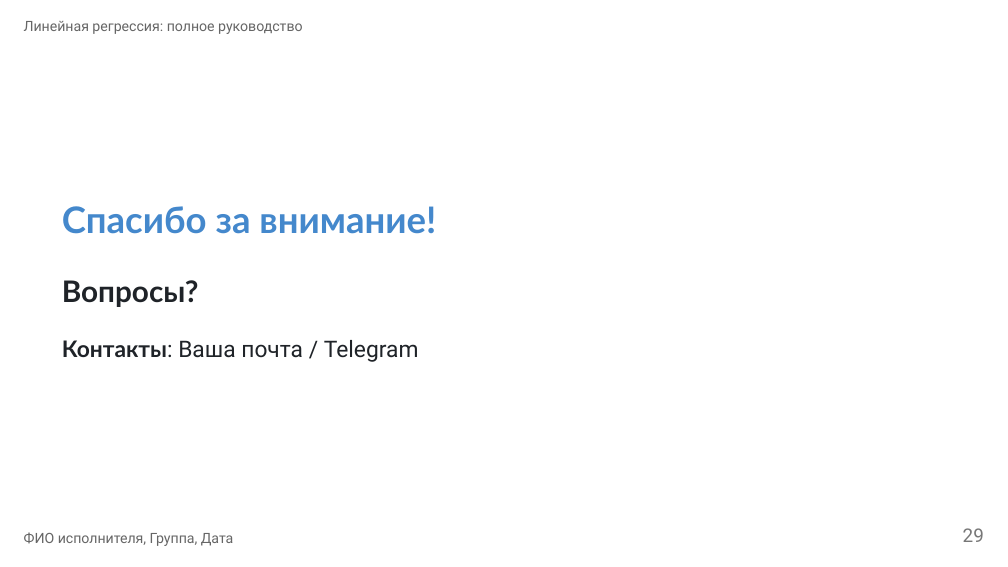
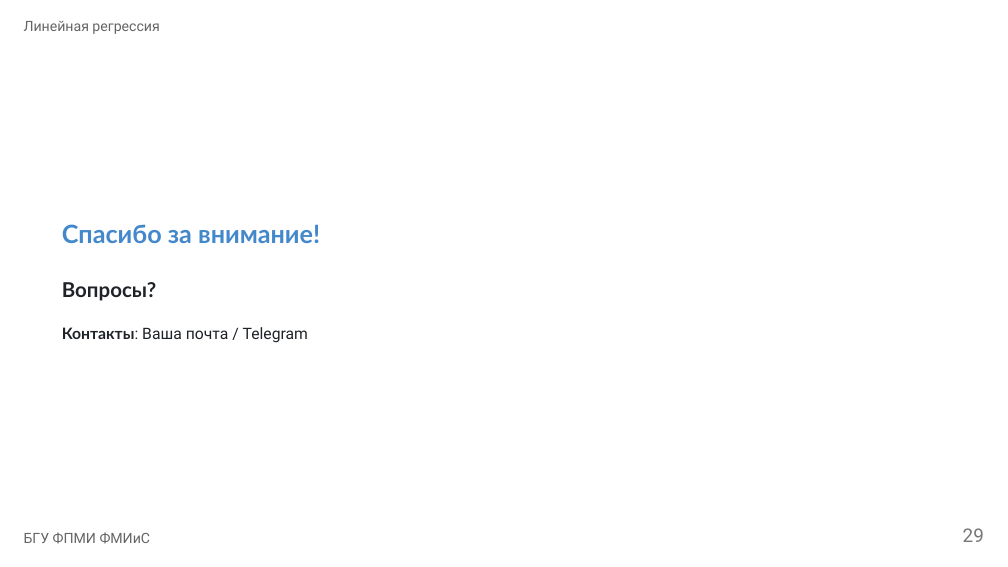
Before and after one commit to dsushko/bsu-famcs-ml-course, a slide deck: slide 29 of 5-linear-model.pptx. Drawn at 1008x567 pixels with LibreOffice and Linux fonts; fonts in the diff are those of the drawing; background and template pictures are left out. Boxes give left, top, right and bottom in pixels: in the first picture for what was removed or moved away, otherwise in the second. Text is boxed around its words. In the diff, an @@ line names an element or a change of style, - is before the commit and + after.

```diff
--- a/5-linear-model.pptx
+++ b/5-linear-model.pptx
@@ text at (24,21,159,34): text changed @@
-Линейная регрессия: полное руководство
+Линейная регрессия
@@ text "Спасибо за внимание!": place and size @@
-text "Спасибо за внимание!" at (62,206,436,234)
+text "Спасибо за внимание!" at (62,224,320,243)
@@ text "Спасибо за внимание!" at (62,224,320,243): size 34.8 to 24 pt @@
@@ text "Вопросы?" at (62,282,157,301): size 28.3 to 19.5 pt @@
@@ text "Контакты: Ваша почта / Telegram": place and size @@
-text "Контакты: Ваша почта / Telegram" at (62,340,419,362)
+text "Контакты: Ваша почта / Telegram" at (62,327,308,343)
@@ text "Контакты: Ваша почта / Telegram" at (62,327,308,343): size 21.7 to 15 pt @@
@@ text removed at (24,532,234,546) @@
-ФИО исполнителя, Группа, Дата
@@ text added at (24,532,151,544), 13.5 pt, text #666666 @@
+БГУ ФПМИ ФМИиС
```
Also in this commit, not shown: 28 other slides changed, 1 slide added, 1 slide removed, 30 other files.
